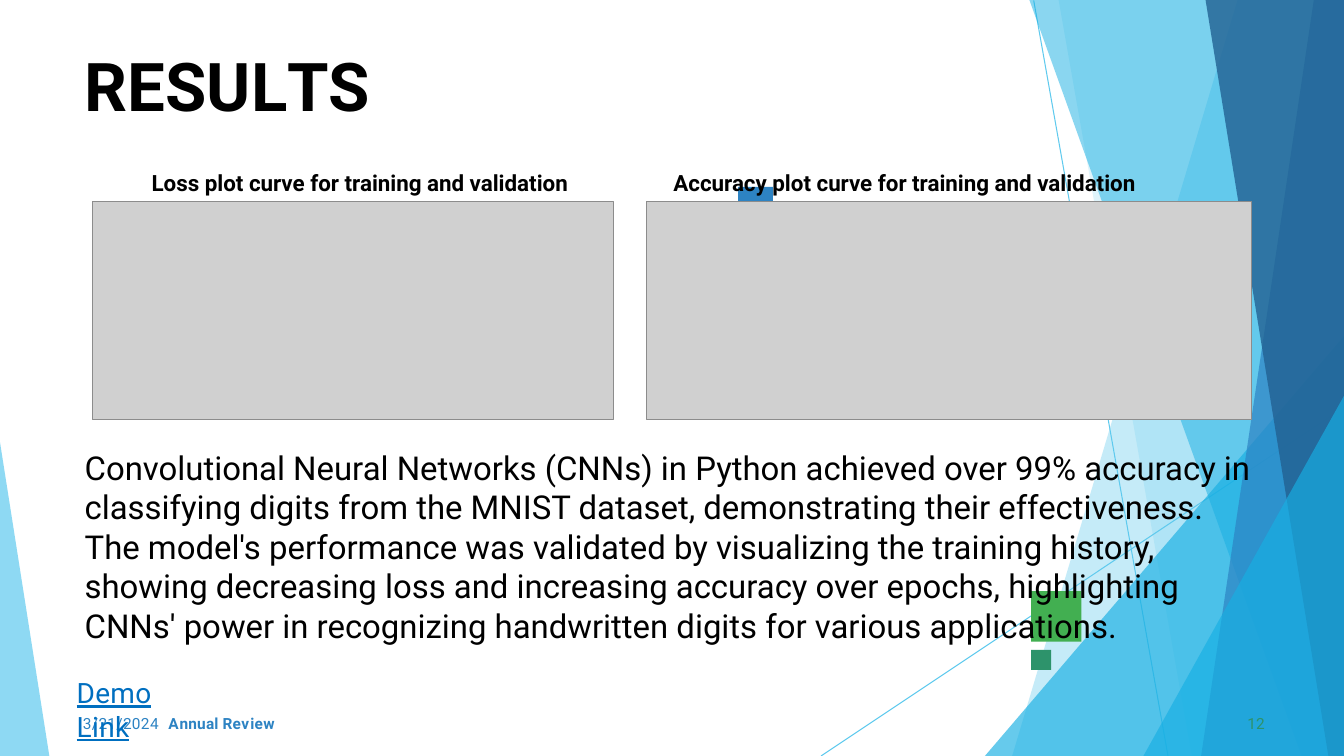
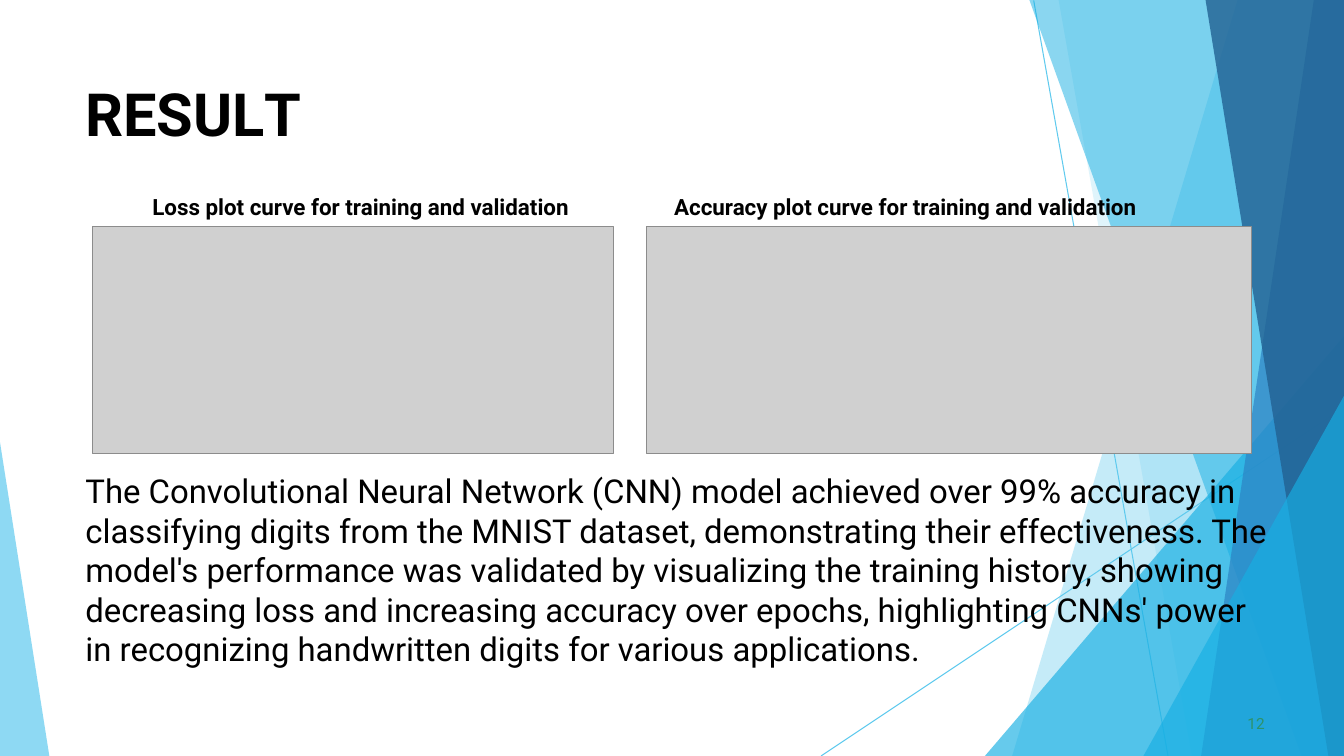
Before and after one commit to SANJANAS1331/TNSDC_Generative-AI, a slide deck: slide 12 of HDR_using_CNN.pptx. Drawn at 1344x756 pixels with LibreOffice and Linux fonts; fonts in the diff are those of the drawing; grey boxes stand for pictures; background and template pictures are left out. Boxes give left, top, right and bottom in pixels: in the first picture for what was removed or moved away, otherwise in the second. Text is boxed around its words. In the diff, an @@ line names an element or a change of style, - is before the commit and + after.

```diff
--- a/HDR_using_CNN.pptx
+++ b/HDR_using_CNN.pptx
@@ title at (x1=85, y1=93, x2=1266, y2=668): text changed @@
-RESULTS
-Loss plot curve for training and validation Accuracy plot curve for training and validation
-Convolutional Neural Networks (CNNs) in Python achieved over 99% accuracy in classifying digits from the MNIST dataset, demonstrating their effectiveness. The model's performance was validated by visualizing the training history, showing decreasing loss and increasing accuracy over epochs, highlighting CNNs' power in recognizing handwritten digits for various applications.
+RESULT
+Loss plot curve for training and validation Accuracy plot curve for training and validation
+The Convolutional Neural Network (CNN) model achieved over 99% accuracy in classifying digits from the MNIST dataset, demonstrating their effectiveness. The model's performance was validated by visualizing the training history, showing decreasing loss and increasing accuracy over epochs, highlighting CNNs' power in recognizing handwritten digits for various applications.
@@ freeform shape removed at (x1=738, y1=187, x2=772, y2=222) @@
@@ picture resized from (x1=93, y1=202, x2=614, y2=420) to (x1=93, y1=227, x2=614, y2=454) @@
@@ picture resized from (x1=647, y1=202, x2=1252, y2=420) to (x1=647, y1=227, x2=1252, y2=454) @@
@@ freeform shape removed at (x1=1031, y1=591, x2=1082, y2=641) @@
@@ freeform shape removed at (x1=1031, y1=650, x2=1052, y2=670) @@
@@ text removed at (x1=77, y1=683, x2=152, y2=741) @@
-Demo Link
@@ text removed at (x1=83, y1=716, x2=275, y2=734) @@
-3/21/2024 Annual Review
```
Also in this commit, not shown: 12 other slides changed.
